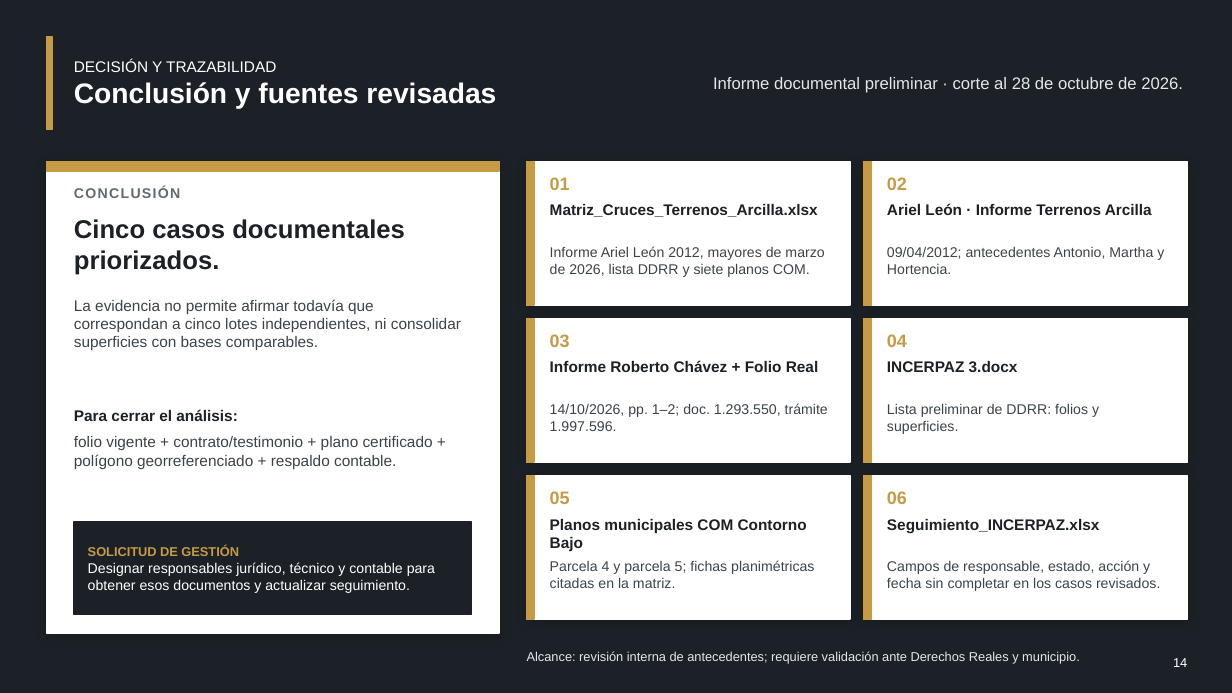
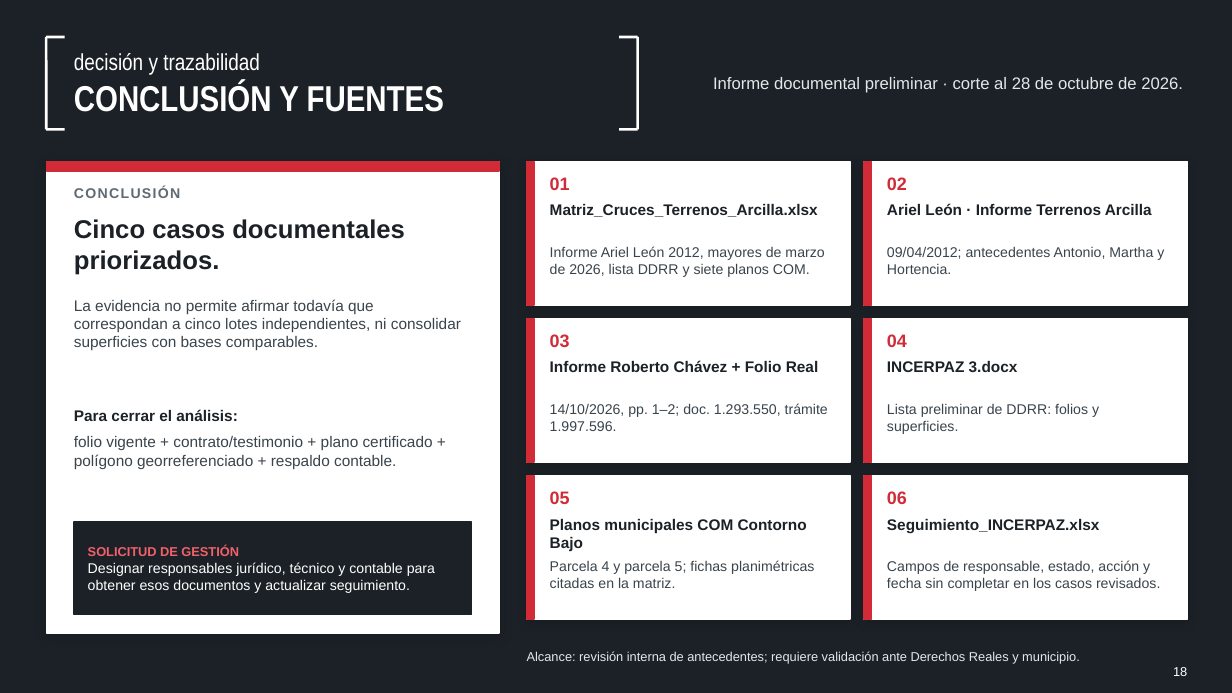
Before and after one commit to hugop1006-cpu/incerpaz-la-gran-obra, a slide deck: slide 18 of Informe_5_Casos_Patrimoniales_Viacha_2026_v2.pptx (slide 14 before the commit). Drawn at 1232x693 pixels with LibreOffice and Linux fonts; fonts in the diff are those of the drawing; background and template pictures are left out. Boxes give left, top, right and bottom in pixels: in the first picture for what was removed or moved away, otherwise in the second. Text is boxed around its words. In the diff, an @@ line names an element or a change of style, - is before the commit and + after.

```diff
--- a/Informe_5_Casos_Patrimoniales_Viacha_2026_v2.pptx
+++ b/Informe_5_Casos_Patrimoniales_Viacha_2026_v2.pptx
@@ rectangle removed at bbox=[46, 37, 53, 129] @@
@@ line added from (46, 37) to (46, 129), #FFFFFF 2 pt @@
@@ line added from (46, 37) to (65, 37), #FFFFFF 2 pt @@
@@ text at bbox=[74, 53, 444, 112]: text changed; size 22 to 18 pt; font Arial to Arial Narrow; bold off @@
-DECISIÓN Y TRAZABILIDAD
-Conclusión y fuentes revisadas
+decisión y trazabilidad
+CONCLUSIÓN Y FUENTES
@@ line added from (619, 37) to (638, 37), #FFFFFF 2 pt @@
@@ line added from (638, 37) to (638, 129), #FFFFFF 2 pt @@
@@ line added from (46, 129) to (65, 129), #FFFFFF 2 pt @@
@@ line added from (619, 129) to (638, 129), #FFFFFF 2 pt @@
@@ fill #C79A45 to #D12B38; outline #C79A45 1 pt to #D12B38 1 pt in 7 elements at bbox=[46, 162, 499, 171], bbox=[527, 162, 534, 305], bbox=[864, 162, 872, 305], bbox=[527, 319, 534, 462], bbox=[864, 319, 872, 462], bbox=[527, 476, 534, 619], bbox=[864, 476, 872, 619] @@
@@ text colour #C79A45 to #D12B38 in 6 elements at bbox=[550, 177, 570, 190], bbox=[887, 177, 907, 190], bbox=[550, 334, 570, 347], bbox=[887, 334, 907, 347], bbox=[550, 491, 570, 504], bbox=[887, 491, 907, 504] @@
@@ text at bbox=[88, 546, 239, 556]: text colour #C79A45 to #F2616B in "SOLICITUD DE GESTIÓN" @@
@@ page number removed at bbox=[1173, 658, 1187, 667] @@
-14
@@ page number added at bbox=[1173, 667, 1187, 676], 10 pt, text #FFFFFF @@
+18
```
Also in this commit, not shown: 13 other slides changed, 4 slides added.
